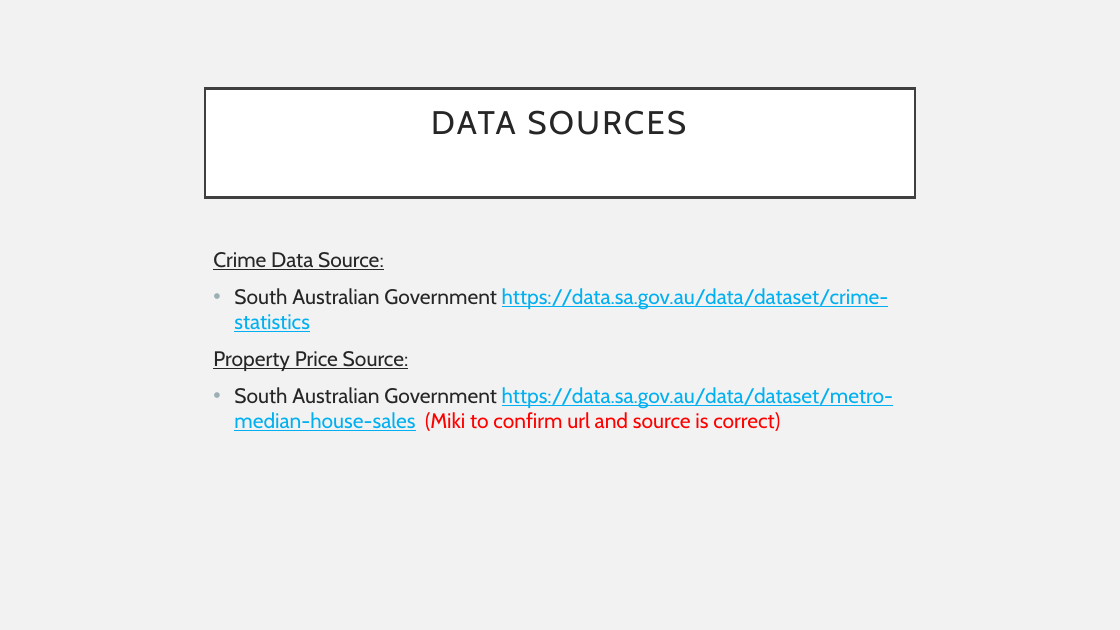
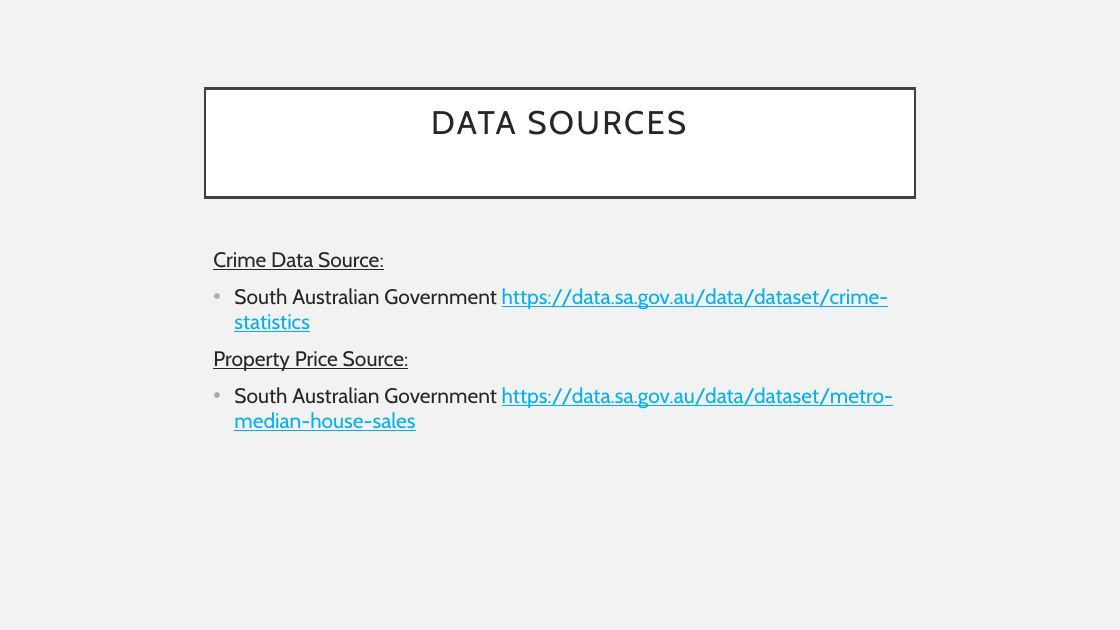
Before and after one commit to Sprettle/Chevrolet-Chilis, a slide deck: slide 3 of Project 1 Presentation.pptx. Drawn at 1120x630 pixels with LibreOffice and Linux fonts; fonts in the diff are those of the drawing. Boxes give left, top, right and bottom in pixels: in the first picture for what was removed or moved away, otherwise in the second. Text is boxed around its words. In the diff, an @@ line names an element or a change of style, - is before the commit and + after.

```diff
--- a/Project 1 Presentation.pptx
+++ b/Project 1 Presentation.pptx
@@ text at bbox=[234, 387, 893, 431]: text changed @@
-• South Australian Government https://data.sa.gov.au/data/dataset/metro-median-house-sales (Miki to confirm url and source is correct)
+• South Australian Government https://data.sa.gov.au/data/dataset/metro-median-house-sales
```
Also in this commit, not shown: 5 other slides changed, 1 slide added, 1 slide removed.
